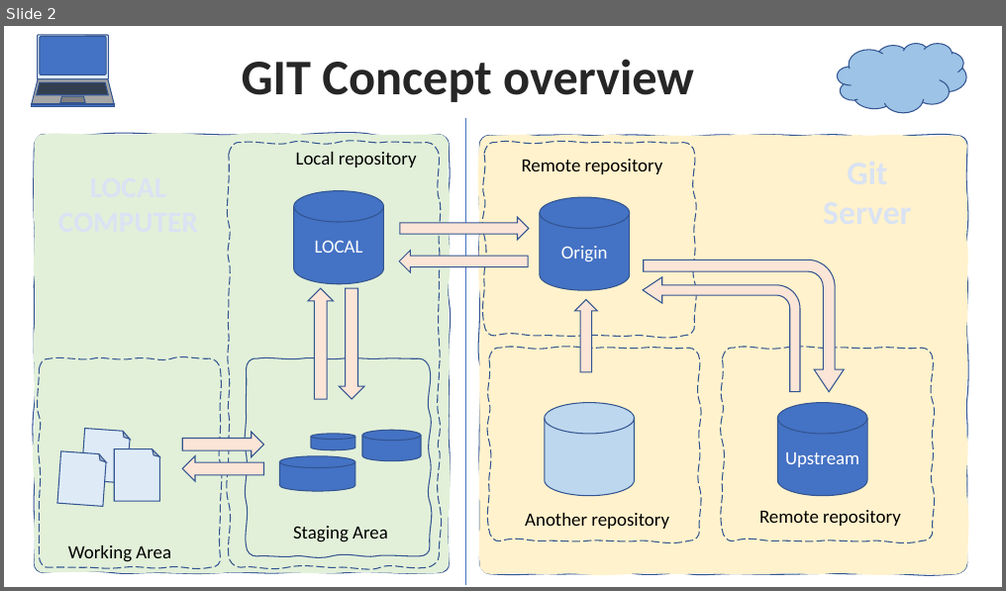
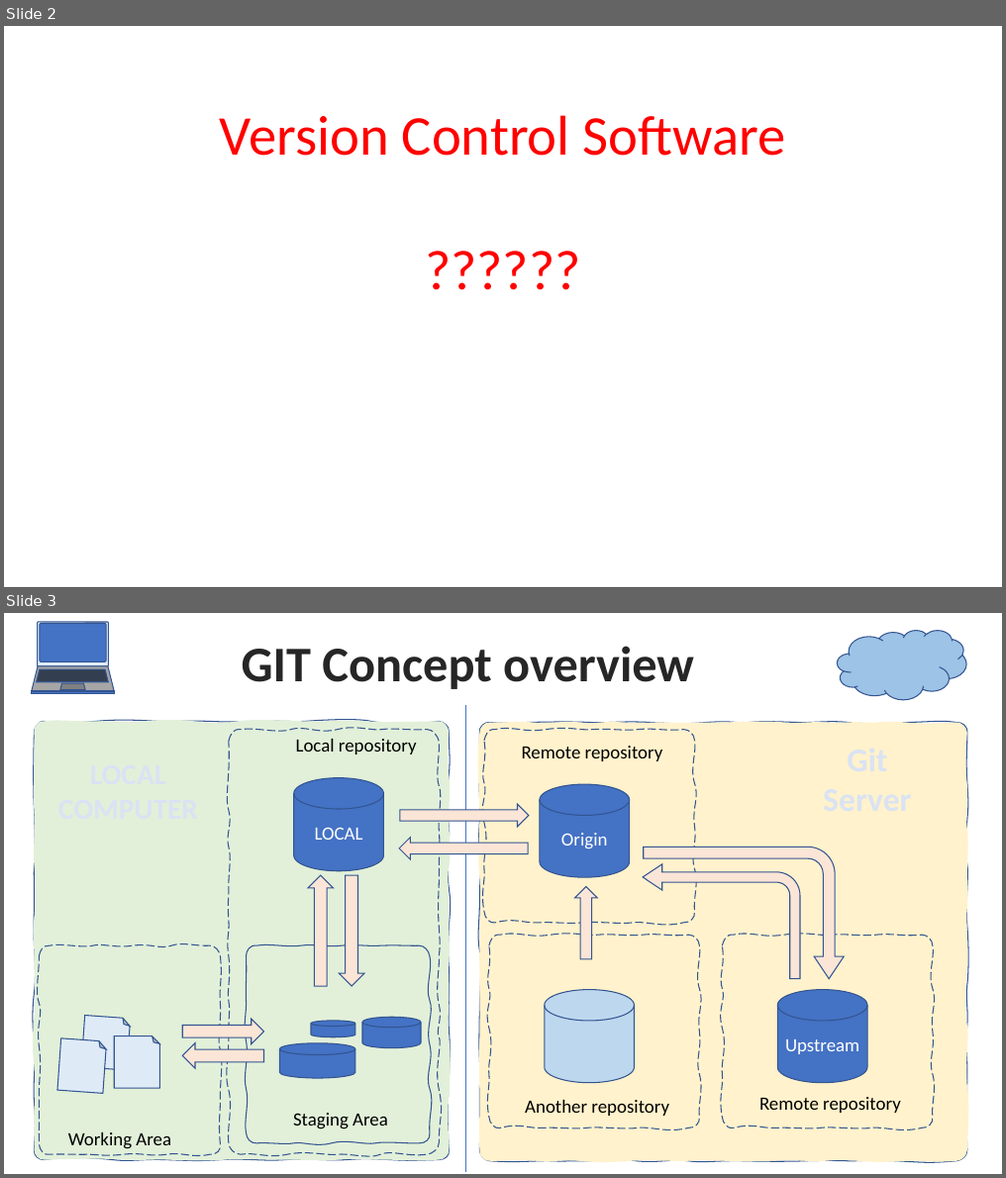
Before and after one commit to koson/COMPLAB1-Git--Week-09-, a slide deck: Documents/Week 09 git concept.pptx. Shown one above the other, each under a label of ours: slide 2 before the commit, slides 2 and 3 after it. The pictures are 1006x591 and 1006x1178 pixels, drawn with LibreOffice and Linux fonts; fonts in the diff are those of the drawing. Boxes give left, top, right and bottom in pixels: in the first picture for what was removed or moved away, otherwise in the second. Text is boxed around its words. In the diff, an @@ line names an element or a change of style, - is before the commit and + after.

```diff
--- a/Documents/Week 09 git concept.pptx
+++ b/Documents/Week 09 git concept.pptx
@@ slide 2 added at [4,26,1002,587], background #FFFFFF @@
@@ text added at [220,115,786,156], 54 pt, text #FF0000 @@
+Version Control Software
+??????
@@ what was slide 2 is now slide 3 @@
```
Also in this commit, not shown: 1 slide changed.
